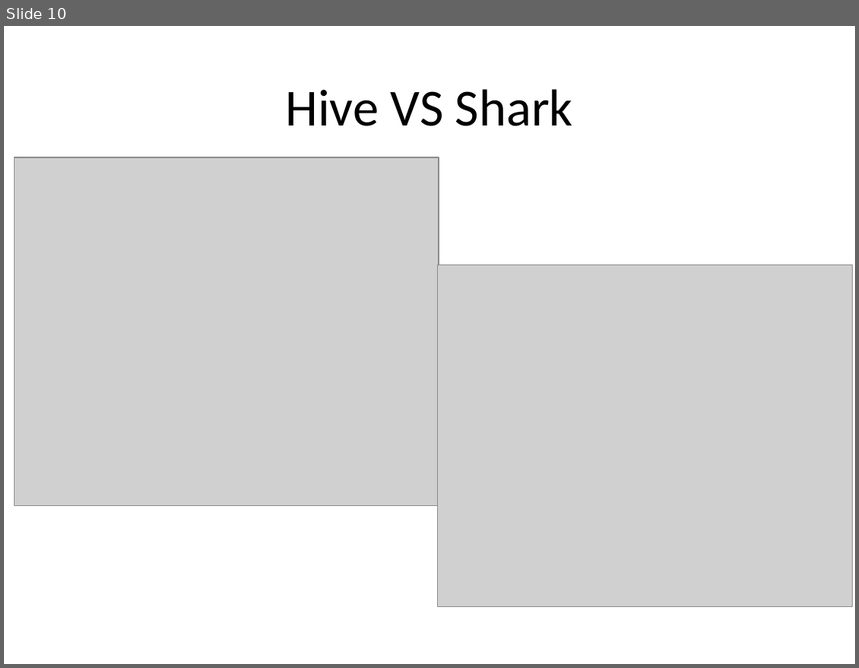
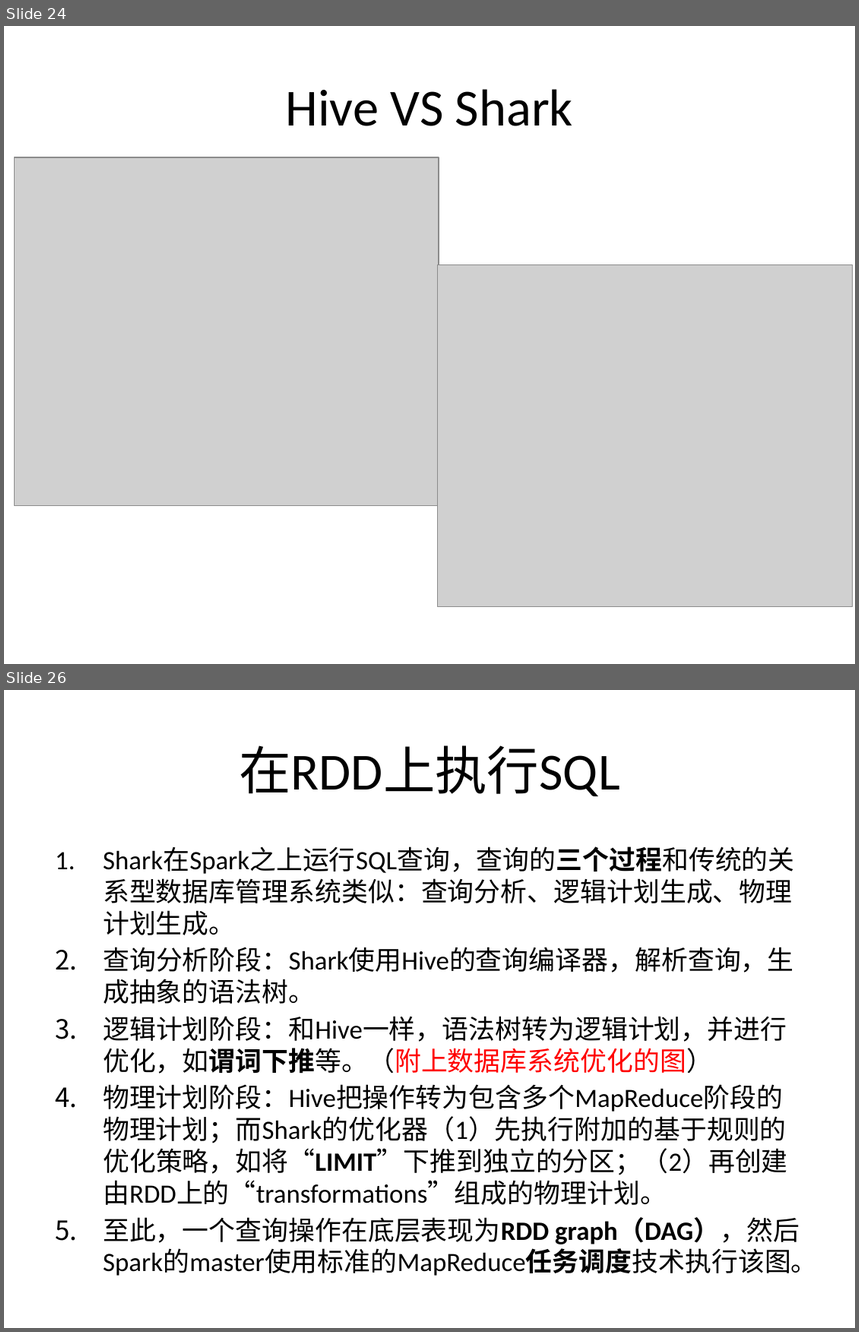
Before and after one commit to wuxingdexian/seminar, a slide deck: 整合.pptx. Shown one above the other, each under a label of ours: slide 10 before the commit, slides 24 and 26 after it; the slides between them are not shown. The pictures are 859x668 and 859x1332 pixels, drawn with LibreOffice and Linux fonts; fonts in the diff are those of the drawing; grey boxes stand for pictures. Boxes give left, top, right and bottom in pixels: in the first picture for what was removed or moved away, otherwise in the second. Text is boxed around its words. In the diff, an @@ line names an element or a change of style, - is before the commit and + after.

```diff
--- a/整合.pptx
+++ b/整合.pptx
@@ slide 26 added at <box>4,690,855,1328</box>, background #FFFFFF @@
@@ title added at <box>239,745,620,796</box>, 44 pt, text #000000 @@
+在RDD上执行SQL
@@ text added at <box>103,847,818,1276</box>, 22.4 pt, text #000000 @@
+1. Shark在Spark之上运行SQL查询，查询的三个过程和传统的关系型数据库管理系统类似：查询分析、逻辑计划生成、物理计划生成。
+2. 查询分析阶段：Shark使用Hive的查询编译器，解析查询，生成抽象的语法树。
+3. 逻辑计划阶段：和Hive一样，语法树转为逻辑计划，并进行优化，如谓词下推等。（附上数据库系统优化的图）
+4. 物理计划阶段：Hive把操作转为包含多个MapReduce阶段的物理计划；而Shark的优化器（1）先执行附加的基于规则的优化策略，如将“LIMIT”下推到独立的分区；（2）再创建由RDD上的“transformations”组成的物理计划。
+5. 至此，一个查询操作在底层表现为RDD graph（DAG），然后Spark的master使用标准的MapReduce任务调度技术执行该图。
@@ what was slide 10 is now slide 24 @@
```
Also in this commit, not shown: 9 slides changed, 15 other slides added, 1 slide removed, 3 other files.
